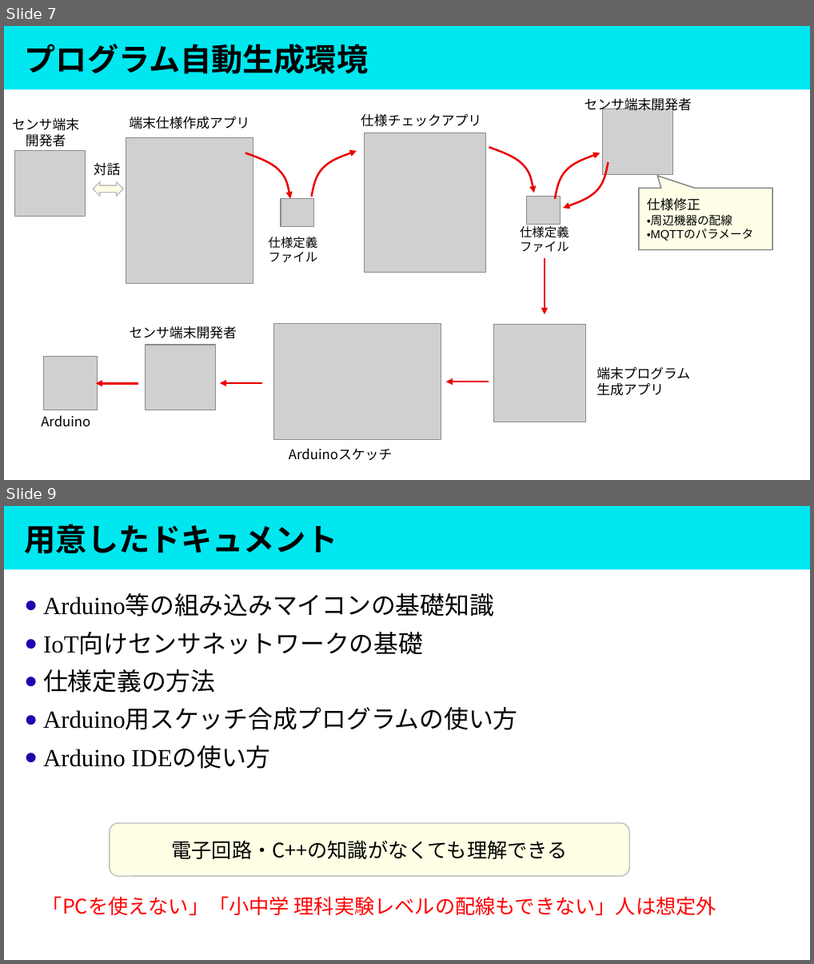
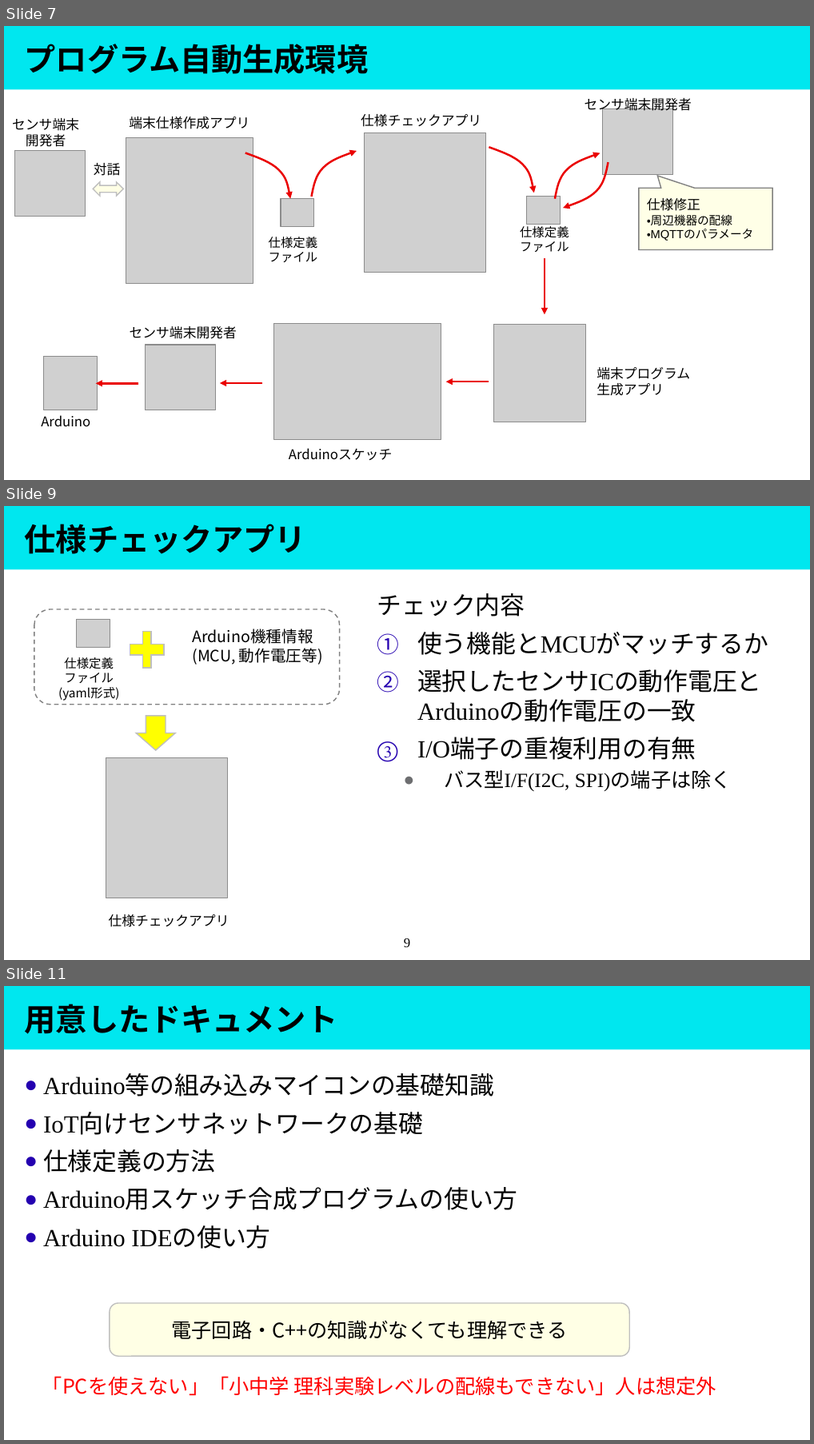
Before and after one commit to masaaki-noro/Gen_arduino_mqtt, a slide deck: Doc/Presentation/プロジェクト概要.pptx. Shown one above the other, each under a label of ours: slides 7 and 9 before the commit, slides 7, 9 and 11 after it; the slides between them are not shown. The pictures are 814x964 and 814x1444 pixels, drawn with LibreOffice and Linux fonts; fonts in the diff are those of the drawing; grey boxes stand for pictures. Boxes give left, top, right and bottom in pixels: in the first picture for what was removed or moved away, otherwise in the second. Text is boxed around its words. In the diff, an @@ line names an element or a change of style, - is before the commit and + after.

```diff
--- a/Doc/Presentation/プロジェクト概要.pptx
+++ b/Doc/Presentation/プロジェクト概要.pptx
@@ slide 9 added at bbox=[4, 506, 810, 960], background #FFFFFF; not listed: 1 template element that a slide beside it also shows @@
@@ title added at bbox=[25, 524, 306, 554], 28 pt, text #000000, bold @@
+仕様チェックアプリ
@@ text added at bbox=[378, 593, 769, 791], 22 pt, text #000000 @@
+チェック内容
+1. 使う機能とMCUがマッチするか
+2. 選択したセンサICの動作電圧とArduinoの動作電圧の一致
+3. I/O端子の重複利用の有無
+  ● バス型I/F(I2C, SPI)の端子は除く
@@ rounded rectangle added at bbox=[34, 609, 340, 704], outline #808080 1 pt dashed @@
@@ picture added at bbox=[77, 619, 110, 647] @@
@@ plus added at bbox=[130, 631, 165, 668], fill #FFFF00, outline #BFBFBF 1 pt @@
@@ text added at bbox=[192, 628, 323, 664], 14 pt, text #000000 @@
+Arduino機種情報
+(MCU, 動作電圧等)
@@ text added at bbox=[58, 657, 119, 700], 11 pt, text #000000 @@
+仕様定義
+ファイル
+(yaml形式)
@@ down arrow added at bbox=[136, 716, 176, 750], fill #FFFF00, outline #BFBFBF 1 pt @@
@@ picture added at bbox=[106, 757, 228, 897] @@
@@ text added at bbox=[109, 914, 230, 927], 12 pt, text #000000 @@
+仕様チェックアプリ
@@ page number added at bbox=[404, 938, 410, 947], 12 pt, text #000000 @@
+9
@@ what was slide 9 is now slide 11 @@
```
Also in this commit, not shown: 3 slides changed, 1 other slide added, 11 other files.
